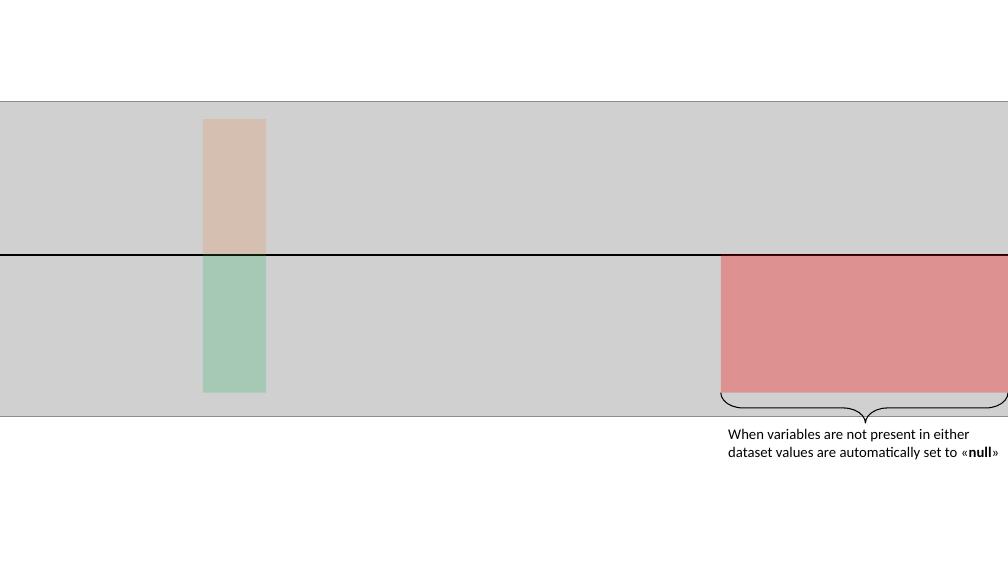
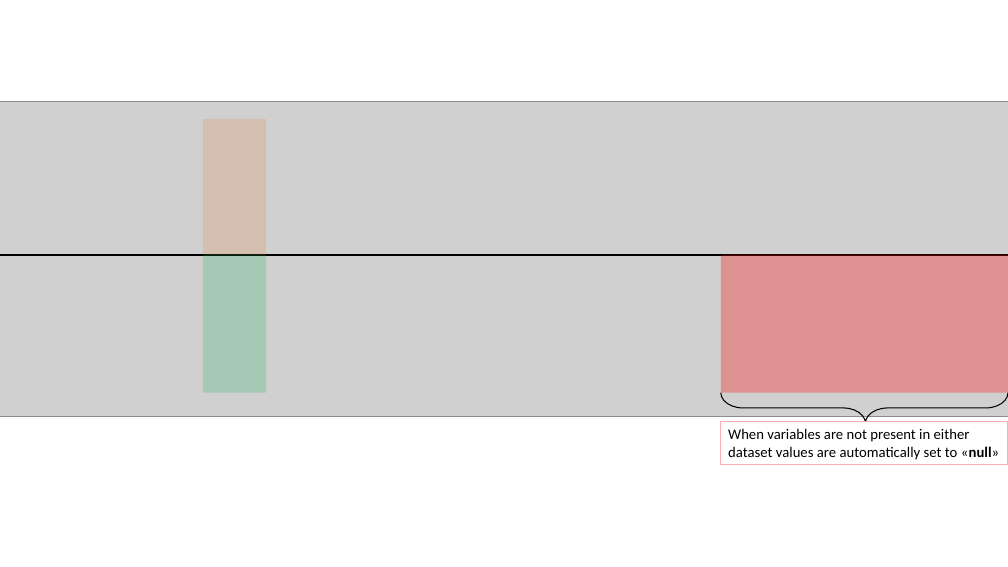
Before and after one commit to sastutorials/sastutorials.github.io, a slide deck: slide 13 of screenshots/imgs.pptx. Drawn at 1008x567 pixels with LibreOffice and Linux fonts; fonts in the diff are those of the drawing; grey boxes stand for pictures. Boxes give left, top, right and bottom in pixels: in the first picture for what was removed or moved away, otherwise in the second. Text is boxed around its words. In the diff, an @@ line names an element or a change of style, - is before the commit and + after.

```diff
--- a/screenshots/imgs.pptx
+++ b/screenshots/imgs.pptx
@@ rectangle "When variables are not present ...": place and size @@
-rectangle "When variables are not present ..." at (728, 428, 999, 460)
+rectangle "When variables are not present ..." at (721, 421, 1008, 464)
@@ rectangle "When variables are not present ..." at (721, 421, 1008, 464): fill none to #FFFFFF; outline none to #F9ACAC 1 pt @@
```
Also in this commit, not shown: 1 other file.
